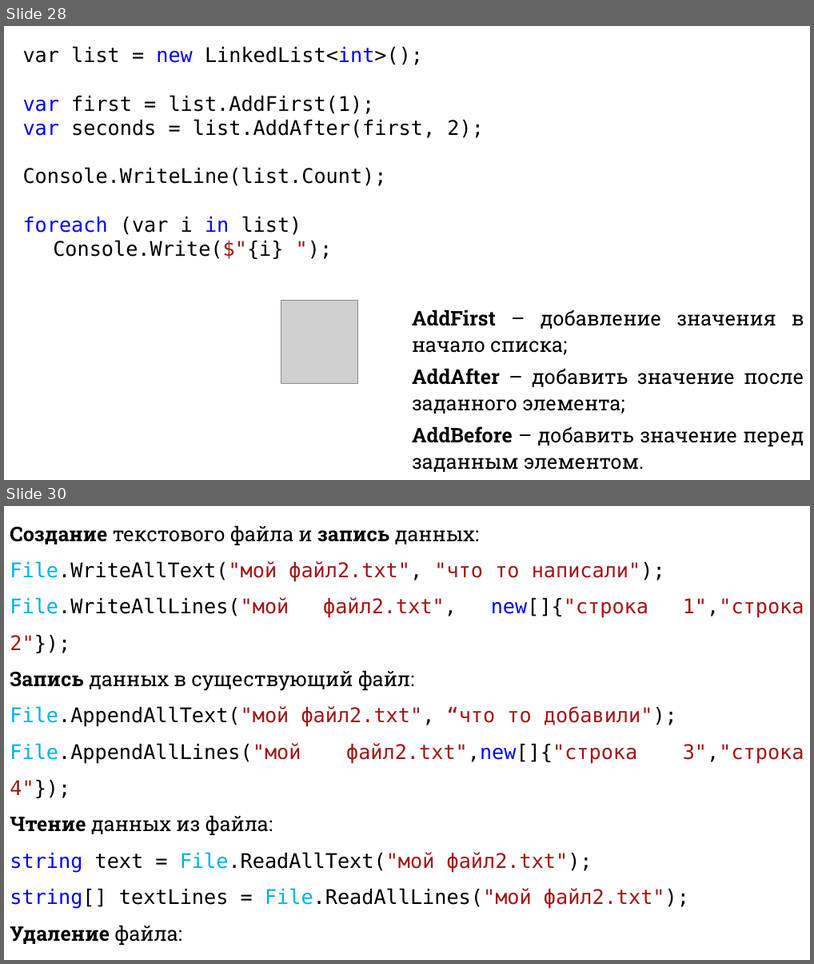
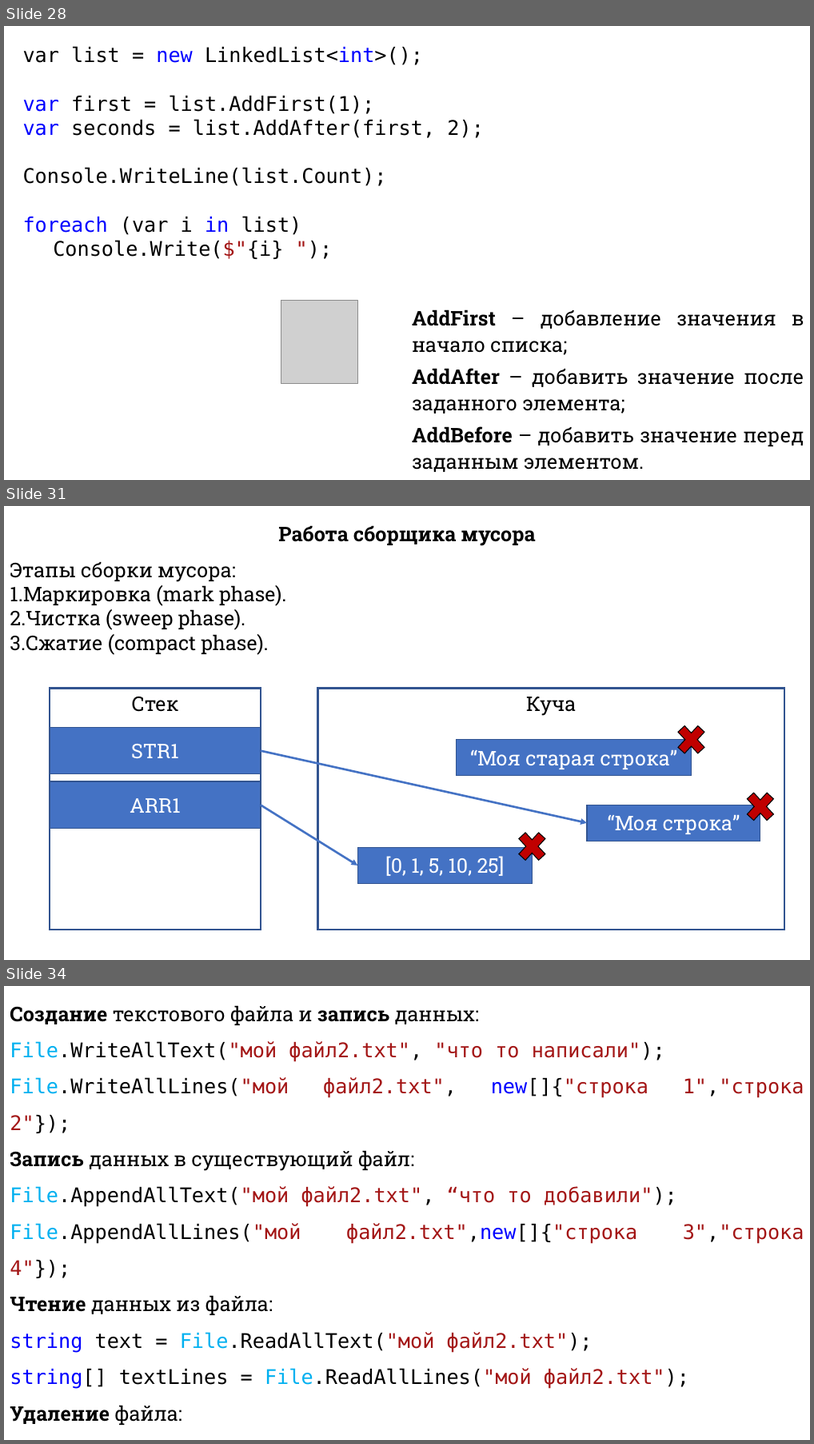
Before and after one commit to DaniilKlyukin/ITiP-1, a slide deck: Лекции/ИТиП лек 4 (лр 4).pptx. Shown one above the other, each under a label of ours: slides 28 and 30 before the commit, slides 28, 31 and 34 after it; the slides between them are not shown. The pictures are 814x964 and 814x1444 pixels, drawn with LibreOffice and Linux fonts; fonts in the diff are those of the drawing; grey boxes stand for pictures. Boxes give left, top, right and bottom in pixels: in the first picture for what was removed or moved away, otherwise in the second. Text is boxed around its words. In the diff, an @@ line names an element or a change of style, - is before the commit and + after.

```diff
--- a/Лекции/ИТиП лек 4 (лр 4).pptx
+++ b/Лекции/ИТиП лек 4 (лр 4).pptx
@@ slide 31 added at <box>4,506,810,960</box>, background #FFFFFF @@
@@ text added at <box>10,526,535,655</box>, 24 pt, text #000000 @@
+Работа сборщика мусора
+Этапы сборки мусора:
+1. Маркировка (mark phase).
+2. Чистка (sweep phase).
+3. Сжатие (compact phase).
@@ rectangle added at <box>50,688,261,929</box>, fill #FFFFFF, outline #325491 2.25 pt, 24 pt, text #000000 @@
+Стек
@@ rectangle added at <box>318,688,784,929</box>, fill #FFFFFF, outline #325491 2.25 pt, 24 pt, text #000000 @@
+Куча
@@ cross added at <box>673,719,710,760</box>, fill #C00000, outline #000000 1 pt @@
@@ rectangle added at <box>50,727,261,774</box>, fill #4472C4, outline #325491 1 pt, 24 pt, text #FFFFFF @@
+STR1
@@ rectangle added at <box>457,740,692,776</box>, fill #4472C4, outline #325491 1 pt, 24 pt, text #FFFFFF @@
+“Моя старая строка”
@@ arrow added from (261, 751) to (587, 823), #4472C4 2.5 pt @@
@@ rectangle added at <box>50,781,261,828</box>, fill #4472C4, outline #325491 1 pt, 24 pt, text #FFFFFF @@
+ARR1
@@ cross added at <box>742,785,780,827</box>, fill #C00000, outline #000000 1 pt @@
@@ arrow added from (261, 805) to (358, 865), #4472C4 2.5 pt @@
@@ rectangle added at <box>587,805,761,840</box>, fill #4472C4, outline #325491 1 pt, 24 pt, text #FFFFFF @@
+“Моя строка”
@@ cross added at <box>514,825,551,867</box>, fill #C00000, outline #000000 1 pt @@
@@ rectangle added at <box>358,847,532,883</box>, fill #4472C4, outline #325491 1 pt, 24 pt, text #FFFFFF @@
+[0, 1, 5, 10, 25]
@@ what was slide 30 is now slide 34 @@
```
Also in this commit, not shown: 2 slides changed, 5 other slides added.
